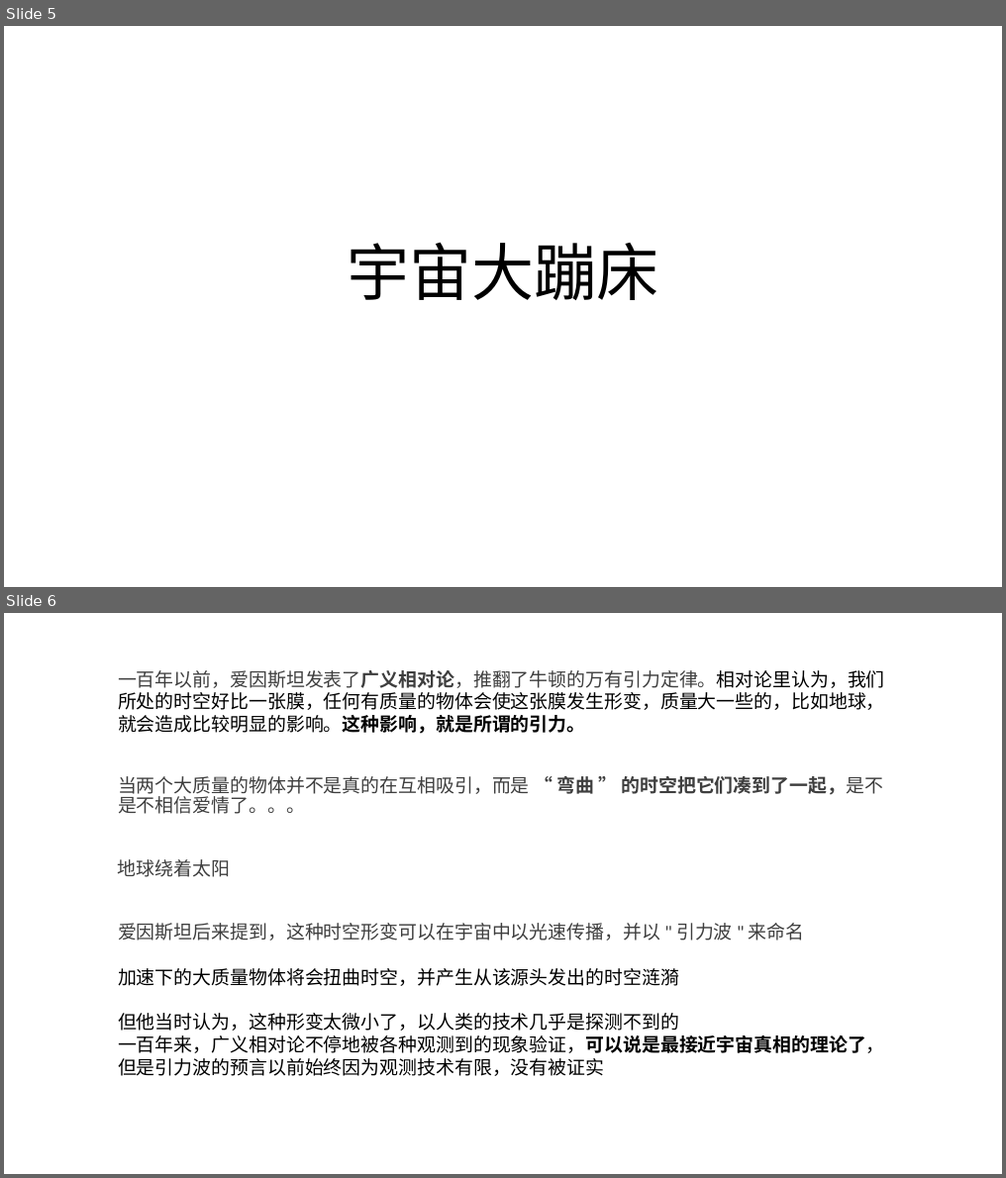
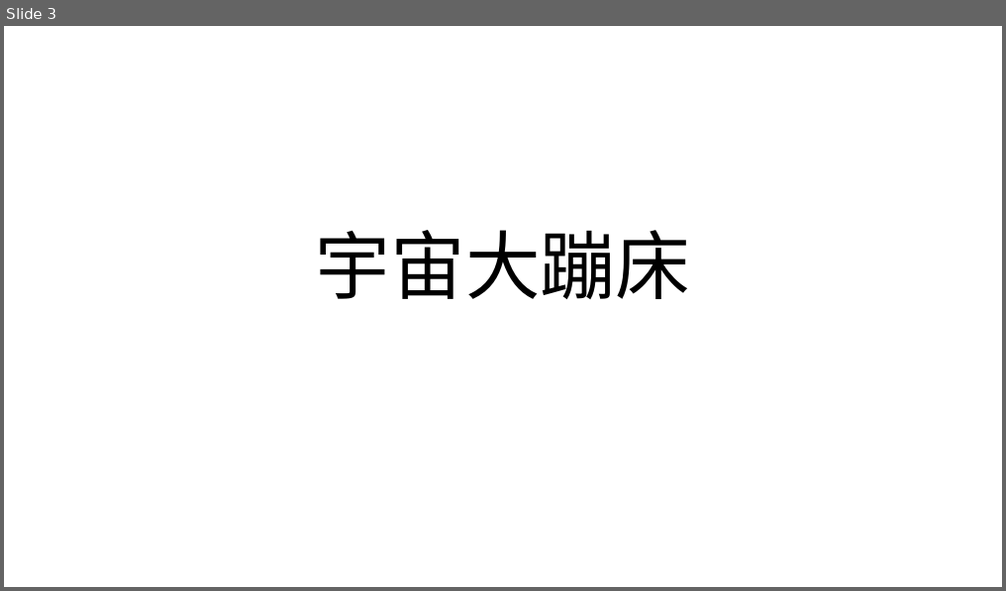
Before and after one commit to FredJiangFei/MyDocuments, a slide deck: 其他/引力波/引力波.pptx. Shown one above the other, each under a label of ours: slides 5 and 6 before the commit, slide 3 after it. The pictures are 1006x1178 and 1006x591 pixels, drawn with LibreOffice and Linux fonts; fonts in the diff are those of the drawing. Boxes give left, top, right and bottom in pixels: in the first picture for what was removed or moved away, otherwise in the second. Text is boxed around its words. In the diff, an @@ line names an element or a change of style, - is before the commit and + after.

```diff
--- a/其他/引力波/引力波.pptx
+++ b/其他/引力波/引力波.pptx
@@ slide 6 removed at (x1=4, y1=613, x2=1002, y2=1174), background #FFFFFF @@
@@ text removed at (x1=118, y1=670, x2=885, y2=734) @@
-一百年以前，爱因斯坦发表了广义相对论，推翻了牛顿的万有引力定律。相对论里认为，我们所处的时空好比一张膜，任何有质量的物体会使这张膜发生形变，质量大一些的，比如地球，就会造成比较明显的影响。这种影响，就是所谓的引力。
@@ text removed at (x1=118, y1=776, x2=883, y2=814) @@
-当两个大质量的物体并不是真的在互相吸引，而是 “ 弯曲 ” 的时空把它们凑到了一起，是不是不相信爱情了。。。
@@ text removed at (x1=118, y1=860, x2=230, y2=877) @@
-地球绕着太阳
@@ text removed at (x1=118, y1=923, x2=885, y2=1076) @@
-爱因斯坦后来提到，这种时空形变可以在宇宙中以光速传播，并以 " 引力波 " 来命名
-加速下的大质量物体将会扭曲时空，并产生从该源头发出的时空涟漪
-但他当时认为，这种形变太微小了，以人类的技术几乎是探测不到的
-一百年来，广义相对论不停地被各种观测到的现象验证，可以说是最接近宇宙真相的理论了，但是引力波的预言以前始终因为观测技术有限，没有被证实
@@ what was slide 5 is now slide 3 @@
@@ slide 3 changed as well @@
@@ title "宇宙大蹦床" at (x1=316, y1=230, x2=690, y2=299): size 60 to 72 pt @@
```
Also in this commit, not shown: 2 other slides changed, 2 slides added, 13 other slides removed, 4 other files.
